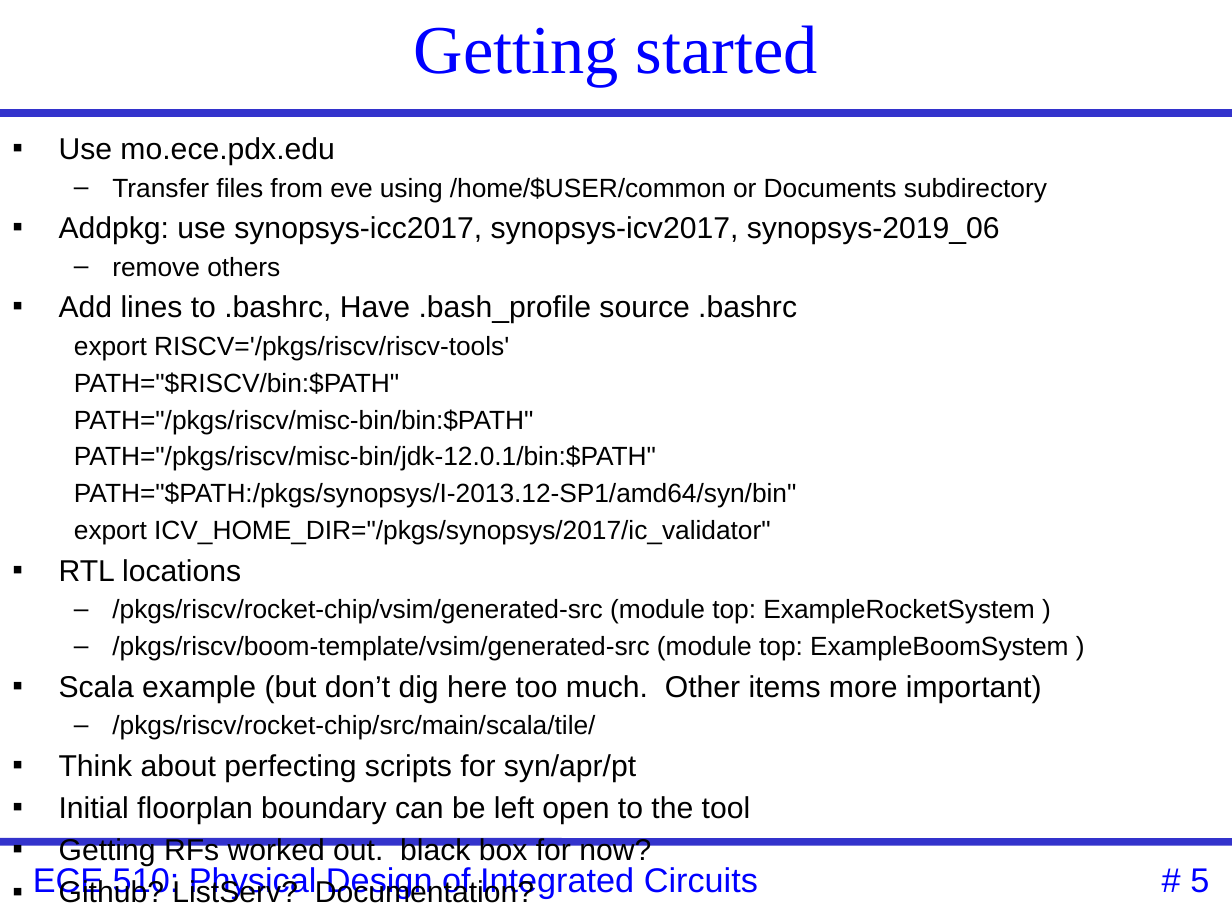
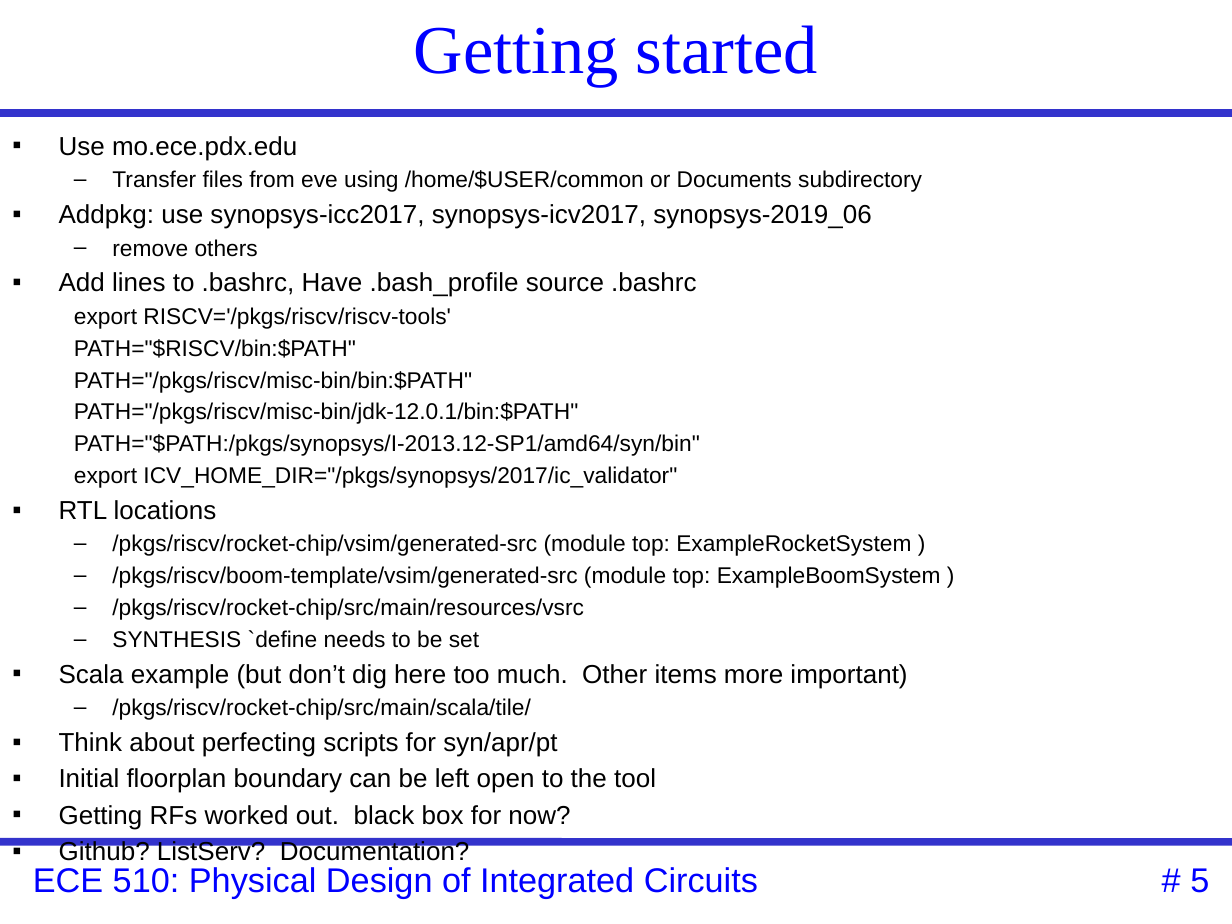
Before and after one commit to mohanmaduri/RISC_V_Project, a slide deck: slide 5 of documentation/summer_2019.pptx. Drawn at 1232x924 pixels with LibreOffice and Linux fonts; fonts in the diff are those of the drawing. Boxes give left, top, right and bottom in pixels: in the first picture for what was removed or moved away, otherwise in the second. Text is boxed around its words. In the diff, an @@ line names an element or a change of style, - is before the commit and + after.

```diff
--- a/documentation/summer_2019.pptx
+++ b/documentation/summer_2019.pptx
@@ text at (59,136,941,830): size 17.6 to 15.2 pt in "Use mo.ece.pdx.edu", "Addpkg: use synopsys-icc2017, synopsys-icv2017, synopsys-201 ...", "Add lines to .bashrc, Have .bash_profile source ...", "RTL locations" and 5 more places; size 15.4 to 13.3 pt in "Transfer files from eve using /home/$USER/common or ...", "remove others", "export RISCV='/pkgs/riscv/riscv-tools'", "PATH="$RISCV/bin:$PATH"" and 7 more places @@
@@ text at (112,598,584,648): paragraphs added @@
+  – /pkgs/riscv/rocket-chip/src/main/resources/vsrc
+  – SYNTHESIS `define needs to be set
```
Also in this commit, not shown: 1 other slide changed.
